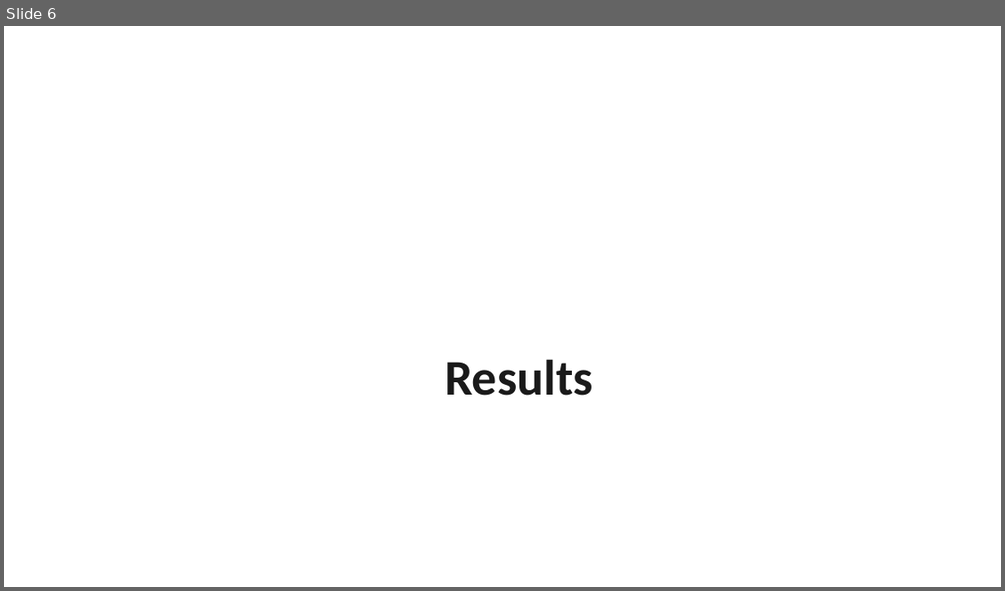
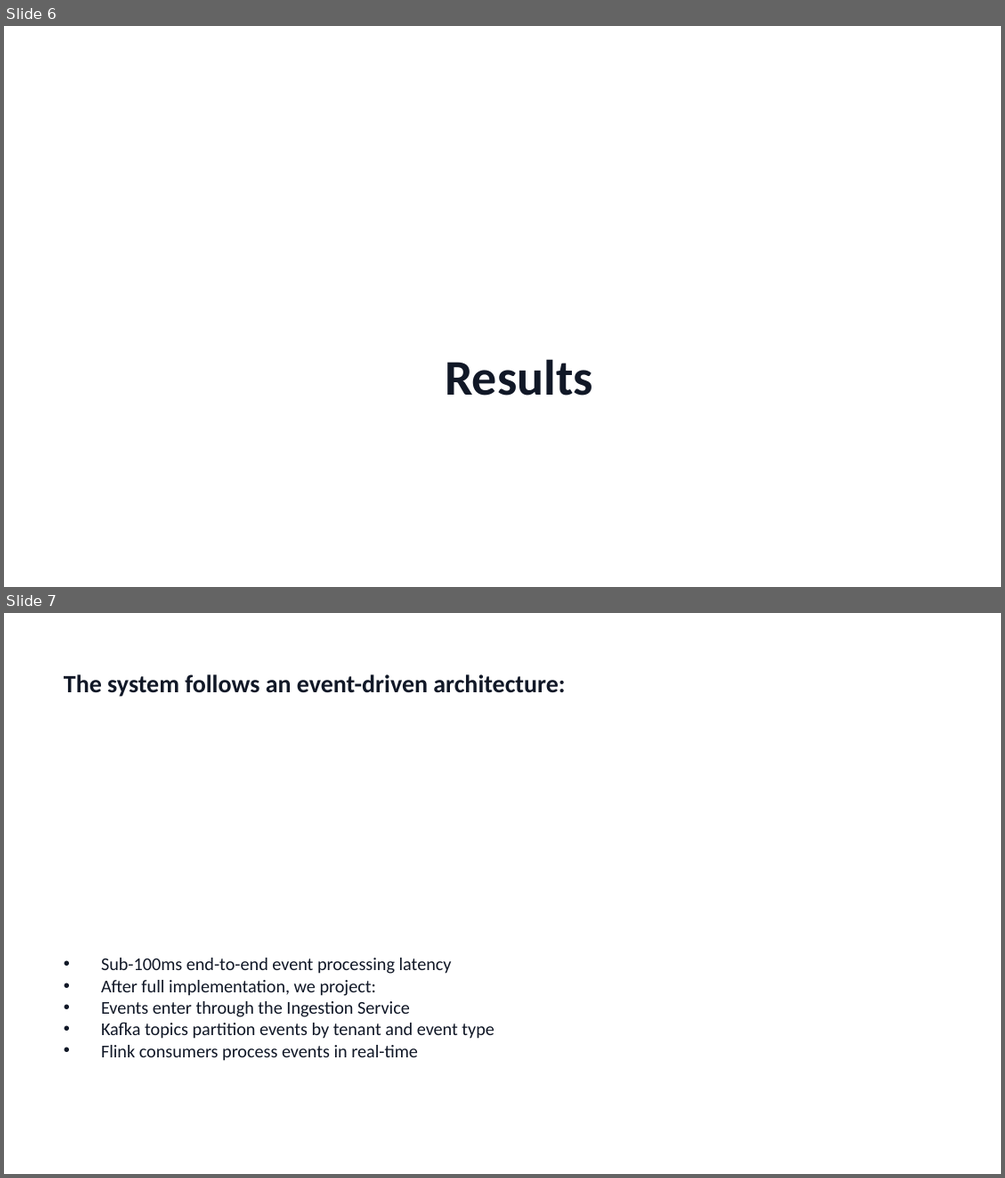
Before and after one commit to AdamYin007/Presentation-OS, a slide deck: examples/business-review/output.pptx. Shown one above the other, each under a label of ours: slide 6 before the commit, slides 6 and 7 after it. The pictures are 1005x591 and 1005x1178 pixels, drawn with LibreOffice and Linux fonts; fonts in the diff are those of the drawing. Boxes give left, top, right and bottom in pixels: in the first picture for what was removed or moved away, otherwise in the second. Text is boxed around its words. In the diff, an @@ line names an element or a change of style, - is before the commit and + after.

```diff
--- a/examples/business-review/output.pptx
+++ b/examples/business-review/output.pptx
@@ slide 7 added at [4,613,1001,1174], background #FFFFFF @@
@@ text added at [64,674,565,697], 18 pt, text #111827, bold @@
+The system follows an event-driven architecture:
@@ text added at [101,957,494,1061], 13 pt, text #111827 @@
+• Sub-100ms end-to-end event processing latency
+• After full implementation, we project:
+• Events enter through the Ingestion Service
+• Kafka topics partition events by tenant and event type
+• Flink consumers process events in real-time
```
Also in this commit, not shown: 6 other slides changed, 2 other slides added, 3 slides removed, 1 other file.
